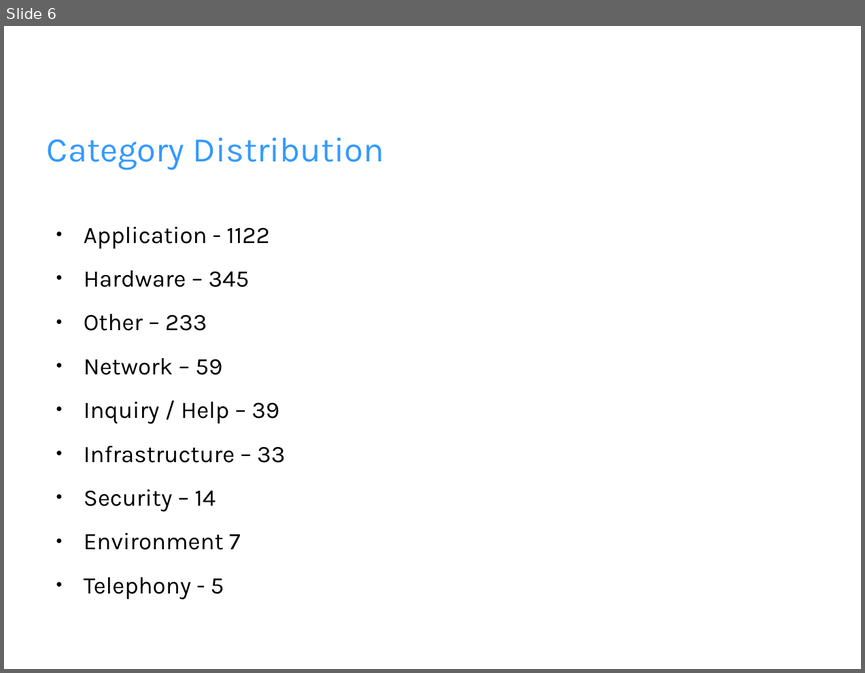
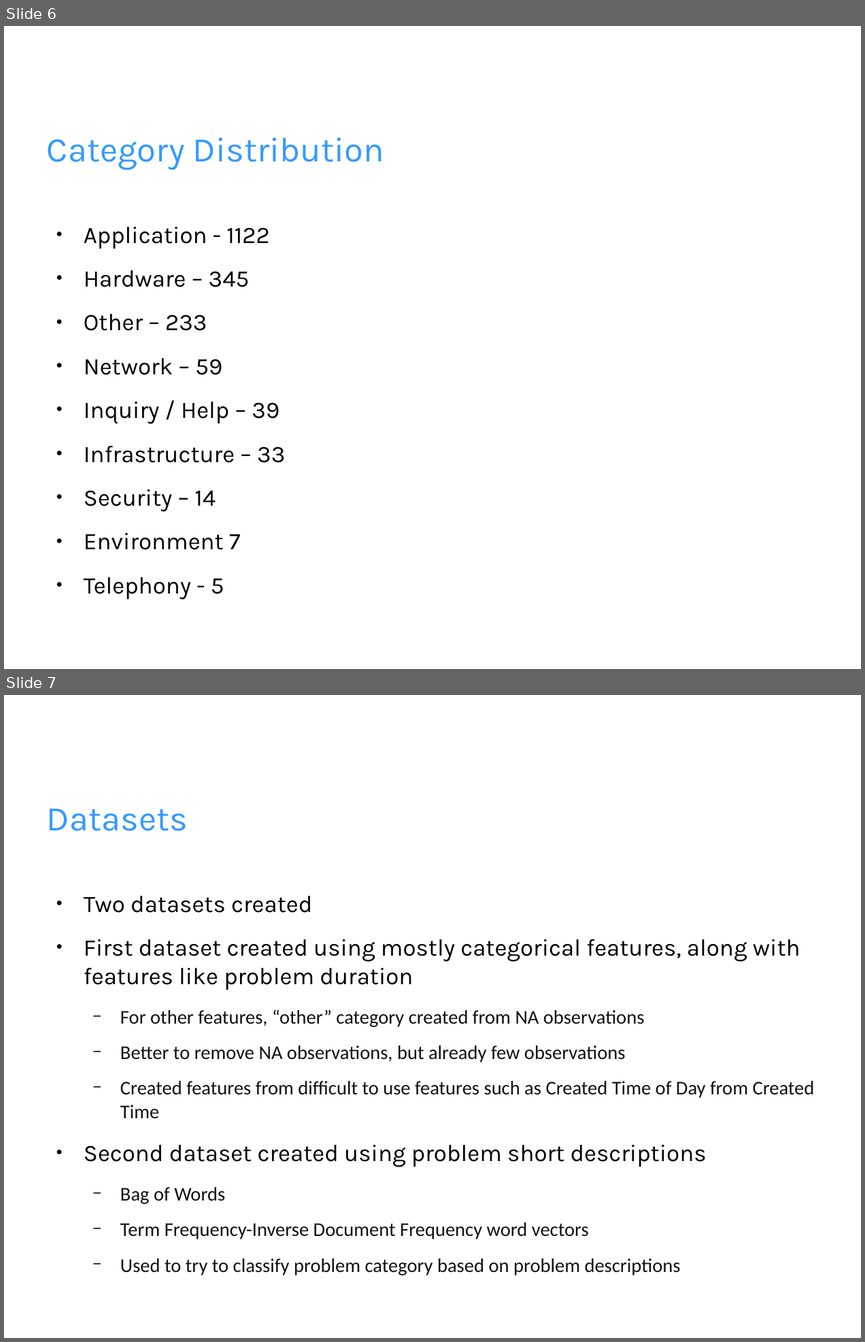
Before and after one commit to wjbrittonv/UMRFDataScience, a slide deck: MacClusteringProject/data_analysis.pptx. Shown one above the other, each under a label of ours: slide 6 before the commit, slides 6 and 7 after it. The pictures are 865x673 and 865x1342 pixels, drawn with LibreOffice and Linux fonts; fonts in the diff are those of the drawing; background and template pictures are left out. Boxes give left, top, right and bottom in pixels: in the first picture for what was removed or moved away, otherwise in the second. Text is boxed around its words. In the diff, an @@ line names an element or a change of style, - is before the commit and + after.

Commit message:
Tfidf vectorization of descriptions, duration analysis, and further presentation work

```diff
--- a/MacClusteringProject/data_analysis.pptx
+++ b/MacClusteringProject/data_analysis.pptx
@@ slide 7 added at (4, 695, 861, 1338), background picture (left out) @@
@@ text added at (47, 809, 188, 831), 32 pt, text #3399FF @@
+Datasets
@@ text added at (84, 896, 815, 1275), 18 pt, text #111111 @@
+● Two datasets created
+● First dataset created using mostly categorical features, along with features like problem duration
+  − For other features, “other” category created from NA observations
+  − Better to remove NA observations, but already few observations
+  − Created features from difficult to use features such as Created Time of Day from Created Time
+● Second dataset created using problem short descriptions
+  − Bag of Words
+  − Term Frequency-Inverse Document Frequency word vectors
+  − Used to try to classify problem category based on problem descriptions
```
Also in this commit, not shown: 2 slides changed, 11 other slides added, 11 slides removed, 13 other files.
